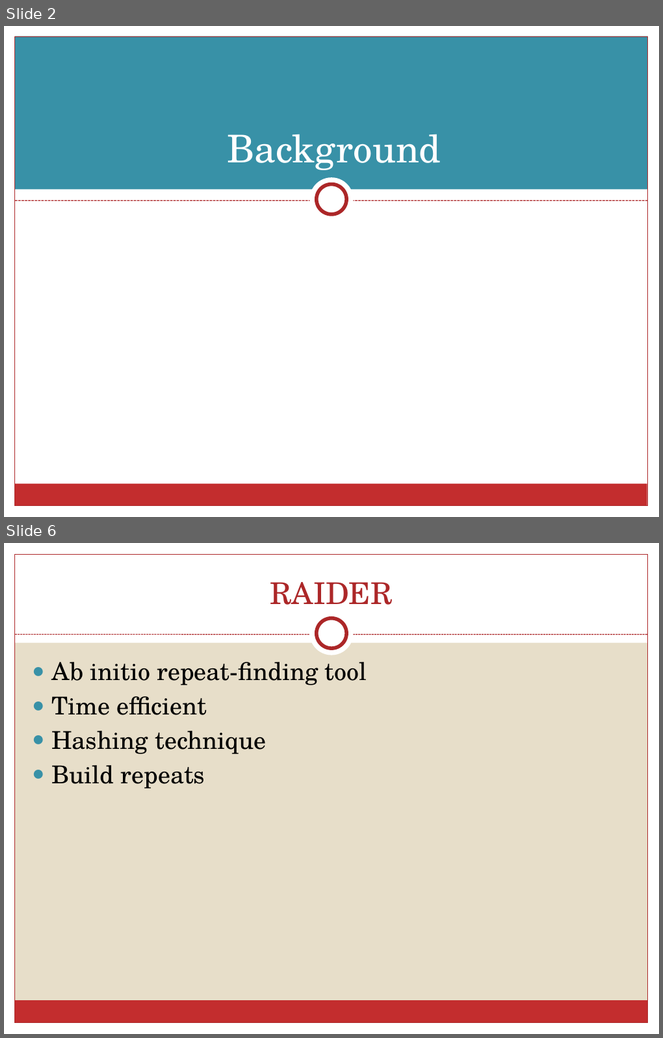
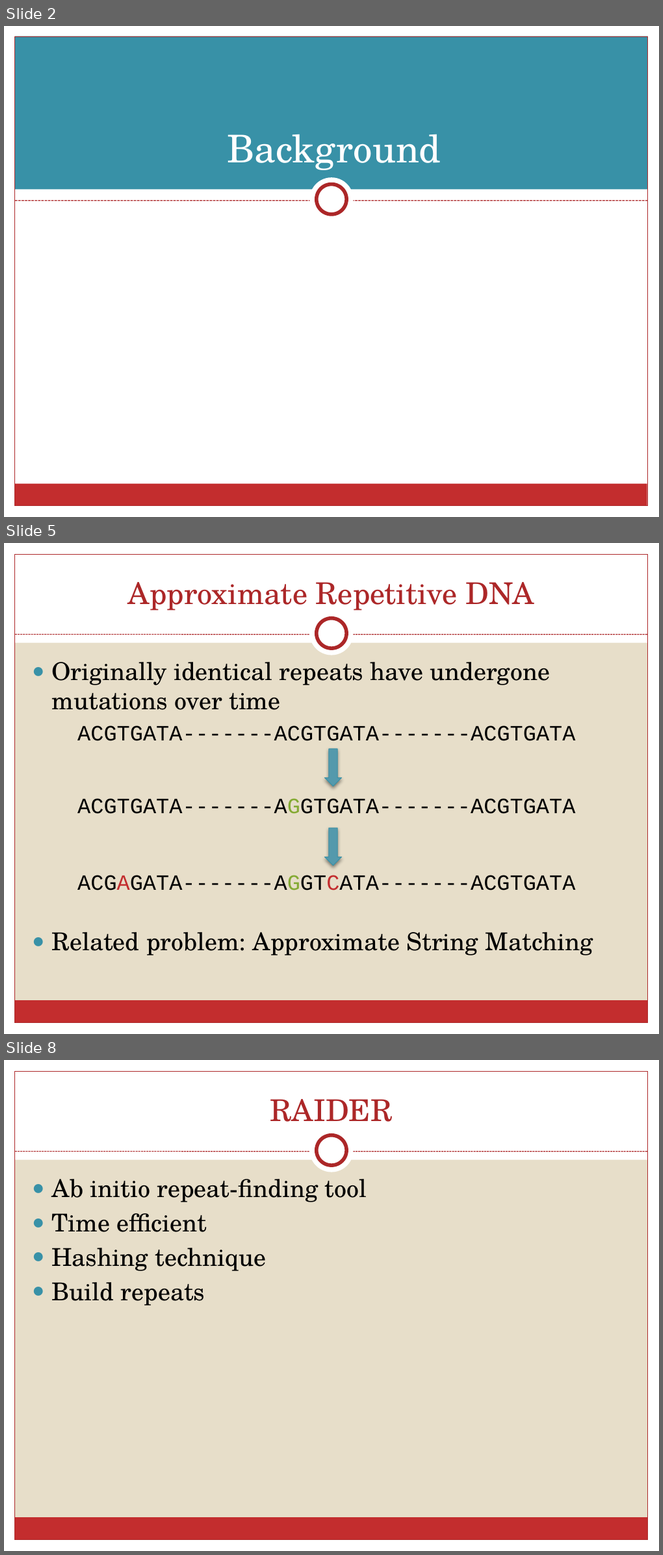
Before and after one commit to schaefce/proposal, a slide deck: SchaefferProposal.pptx. Shown one above the other, each under a label of ours: slides 2 and 6 before the commit, slides 2, 5 and 8 after it; the slides between them are not shown. The pictures are 663x1038 and 663x1555 pixels, drawn with LibreOffice and Linux fonts; fonts in the diff are those of the drawing. Boxes give left, top, right and bottom in pixels: in the first picture for what was removed or moved away, otherwise in the second. Text is boxed around its words. In the diff, an @@ line names an element or a change of style, - is before the commit and + after.

```diff
--- a/SchaefferProposal.pptx
+++ b/SchaefferProposal.pptx
@@ slide 5 added at (4,543,659,1034), background #E7DEC9; not listed: 9 template elements that a slide beside it also shows @@
@@ title added at (128,582,534,611), 33 pt, text #AC2829 @@
+Approximate Repetitive DNA
@@ text added at (51,662,594,956), 27 pt, text #000000 @@
+● Originally identical repeats have undergone mutations over time
+● Related problem: Approximate String Matching
@@ text added at (77,726,575,741), 24 pt, text #000000 @@
+ACGTGATA-------ACGTGATA-------ACGTGATA
@@ down arrow added at (325,749,342,786), fill #5599AD, outline #3891A7 0.75 pt @@
@@ text added at (77,798,575,814), 24 pt, text #000000 @@
+ACGTGATA-------AGGTGATA-------ACGTGATA
@@ down arrow added at (325,828,342,865), fill #5599AD, outline #3891A7 0.75 pt @@
@@ text added at (77,875,575,891), 24 pt, text #000000 @@
+ACGAGATA-------AGGTCATA-------ACGTGATA
@@ what was slide 6 is now slide 8 @@
```
Also in this commit, not shown: 8 slides changed, 4 other slides added.
